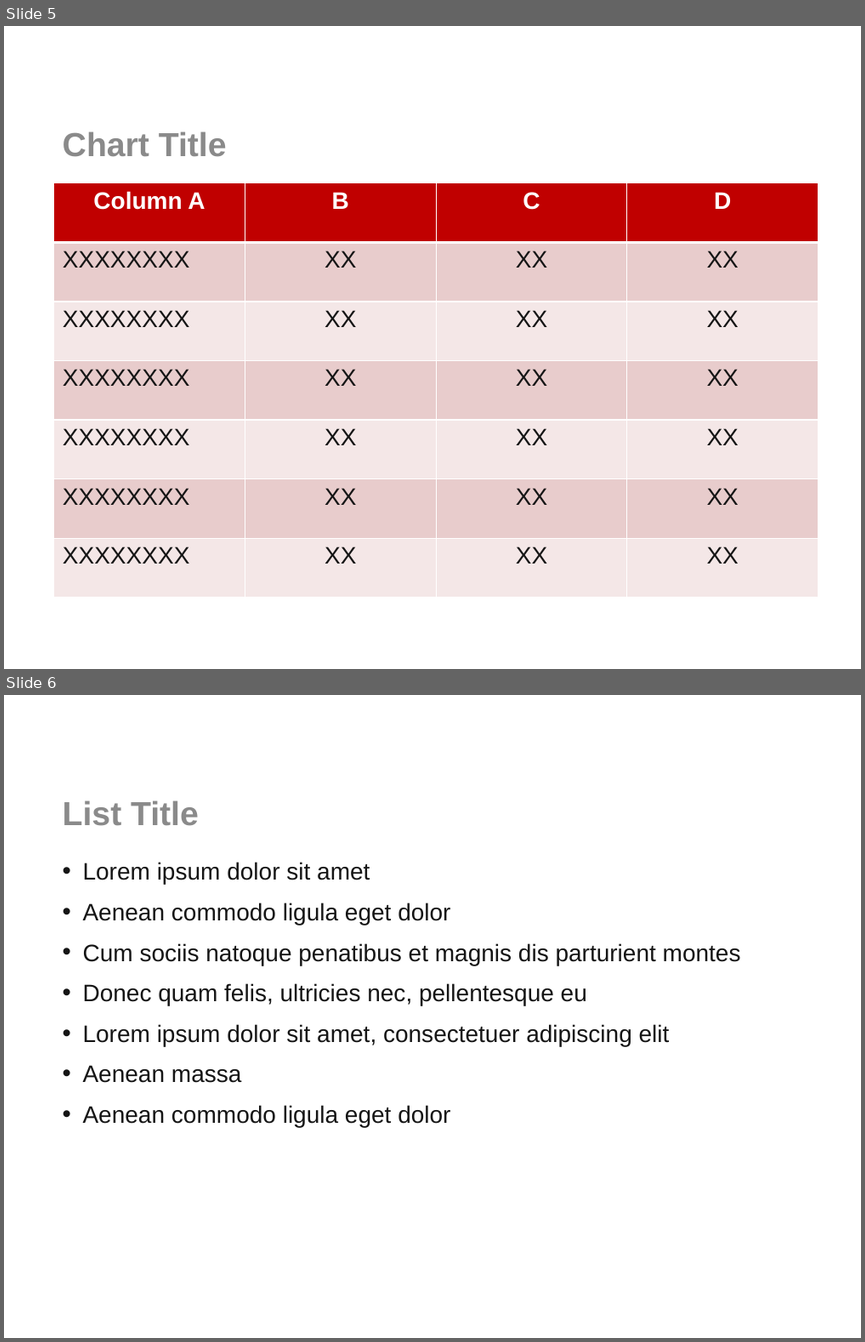
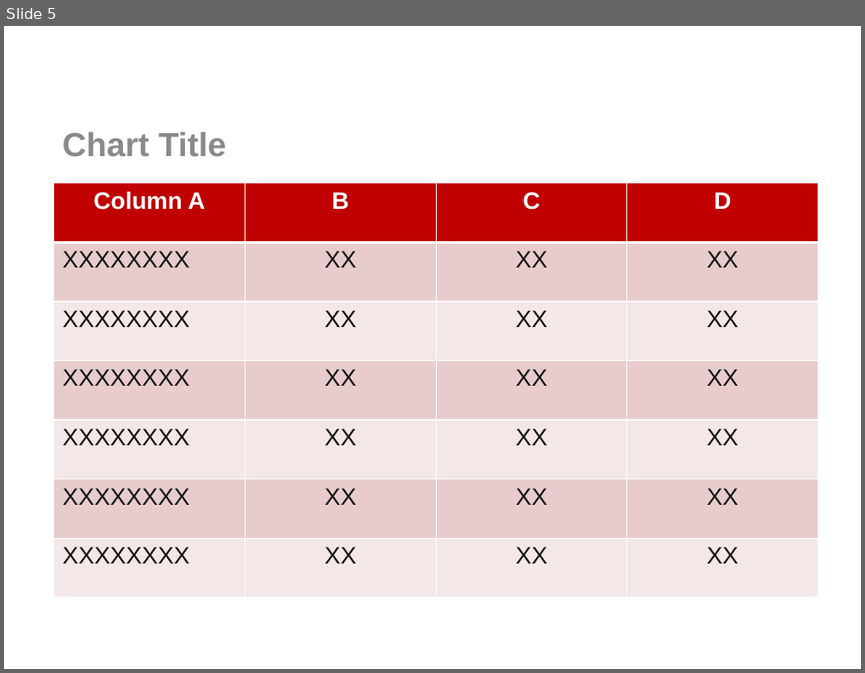
Before and after one commit to efwoods/pptx2py, a slide deck: template_sample.pptx. Shown one above the other, each under a label of ours: slides 5 and 6 before the commit, slide 5 after it. The pictures are 865x1342 and 865x673 pixels, drawn with LibreOffice and Linux fonts; fonts in the diff are those of the drawing; background and template pictures are left out. Boxes give left, top, right and bottom in pixels: in the first picture for what was removed or moved away, otherwise in the second. Text is boxed around its words. In the diff, an @@ line names an element or a change of style, - is before the commit and + after.

```diff
--- a/template_sample.pptx
+++ b/template_sample.pptx
@@ slide 6 removed at (4, 695, 861, 1338), background #FFFFFF @@
@@ text removed at (63, 800, 199, 826) @@
-List Title
@@ text removed at (83, 862, 741, 1127) @@
-• Lorem ipsum dolor sit amet
-• Aenean commodo ligula eget dolor
-• Cum sociis natoque penatibus et magnis dis parturient montes
-• Donec quam felis, ultricies nec, pellentesque eu
-• Lorem ipsum dolor sit amet, consectetuer adipiscing elit
-• Aenean massa
-• Aenean commodo ligula eget dolor
```
Also in this commit, not shown: 1 slide added.
